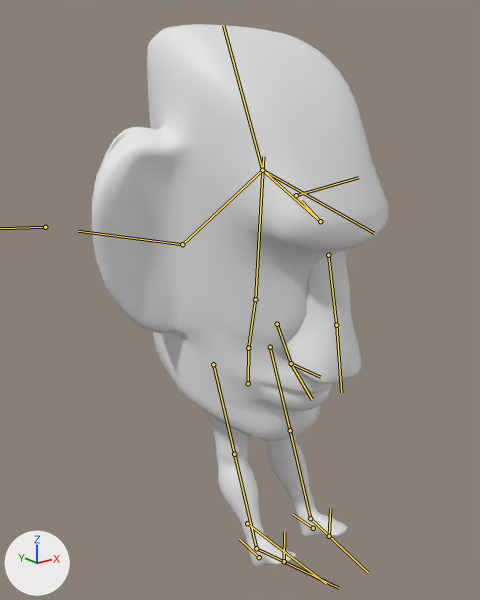
A saved change to the FBX model Assets/Game/FBX/Moai_Character_Model_rig.fbx.
Before and after are seen from a 50 mm lens placed at (-10.17, -12.36, 11.59), pointed at (-0.42, -0.17, 6.72). The lights are fixed; the arrows at lower left show +X, +Y and +Z. Both versions are drawn at frame 1 of the action 'Maoi_Armature|Hard_Stop'; the numbers are the values there. The bones that bend it are drawn over the model as lines.

The first picture shows 'Head', 'LeftLeg', 'Nose', 'RightLeg'.
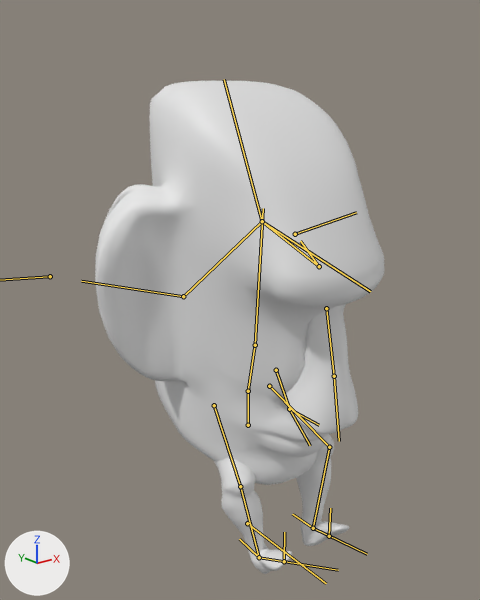
What differs and where, as boxes [x1, y1, x2, y2] in the pictures (480 x 600 px):
'Head', posed: before [92, 24, 388, 441]; after [95, 81, 384, 485]
'Nose', posed: before [283, 252, 361, 384]; after [281, 305, 358, 434]
'RightLeg', posed: before [204, 411, 296, 566]; after [213, 458, 292, 574]
'LeftLeg', posed: before [266, 435, 348, 537]; after [296, 435, 349, 546]
bone 'Spine', root to tip: before (248, 383) to (248, 348); after (248, 425) to (248, 391)
bone 'UpperLegLeft', root to tip: before (270, 347) to (290, 430); after (269, 386) to (329, 447)
bone 'LowerLegLeft', root to tip: before (290, 430) to (310, 518); after (329, 447) to (313, 528)
bone 'FootLeft', root to tip: before (310, 518) to (368, 572); after (313, 528) to (367, 554)
bone 'UpperLegRight', root to tip: before (213, 364) to (234, 454); after (214, 405) to (240, 486)
bone 'LowerLegRight', root to tip: before (234, 454) to (256, 548); after (240, 486) to (259, 557)
bone 'FootRight', root to tip: before (256, 548) to (339, 588); after (259, 557) to (338, 570)

The edits, one by one:
Bone 'Spine' (bone_spine) moves from (0.0, 0.0, 0.0) to (0.0, -1.21, 0.0).
Bone 'UpperLegLeft' (bone_upperlegleft) moves from (0.0, 0.0, 0.0) to (-0.27, 1.11, -0.02).
Bone 'UpperLegLeft' (bone_upperlegleft) turns from (-2, 0, -8) to (6, 1, -47) degrees about its own x, y and z.
Bone 'LowerLegLeft' (bone_lowerlegleft) turns from (3, 0, -20) to (-12, 6, 43) degrees about its own x, y and z.
Bone 'FootLeft' (bone_footleft) turns from (-2, 0, -2) to (-8, -3, -43) degrees about its own x, y and z.
Bone 'UpperLegRight' (bone_upperlegright) moves from (0.0, 0.0, 0.0) to (0.31, 1.09, -0.07).
Bone 'UpperLegRight' (bone_upperlegright) turns from (-5, 1, 5) to (11, -1, 42) degrees about its own x, y and z.
Bone 'LowerLegRight' (bone_lowerlegright) turns from (9, -1, 25) to (-21, -8, -33) degrees about its own x, y and z.
Bone 'FootRight' (bone_footright) turns from (-3, 0, 5) to (-7, 2, 40) degrees about its own x, y and z.
